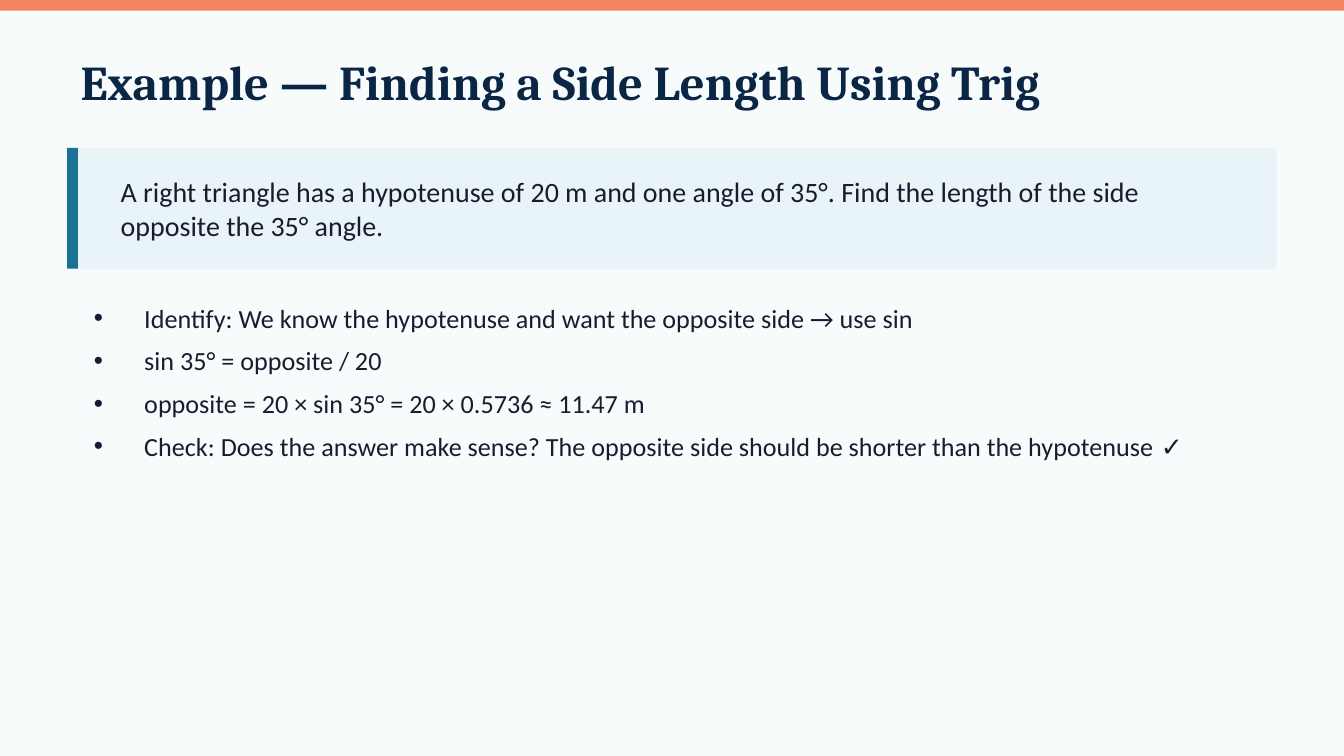
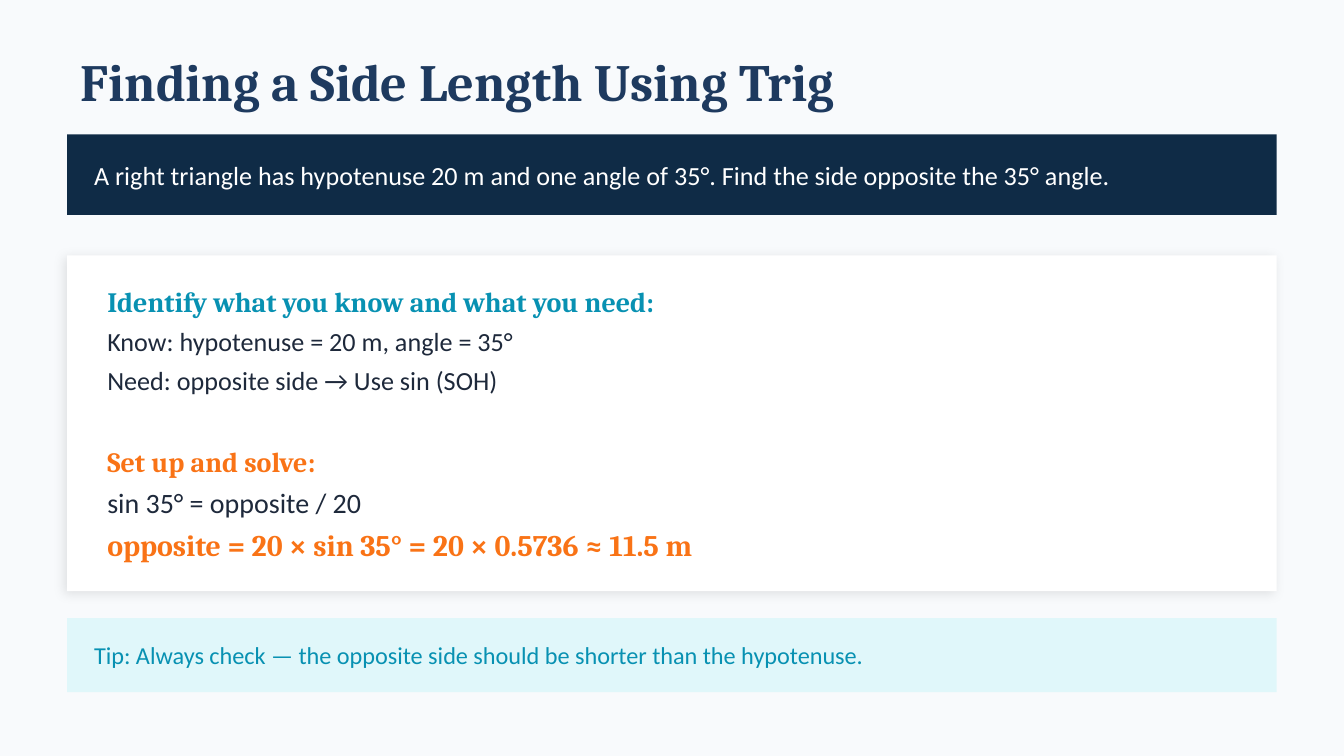
Before and after one commit to andrewhvolk/andrewhvolk.github.io, a slide deck: slide 20 of slides/Math130Unit3A.pptx (slide 21 before the commit). Drawn at 1344x756 pixels with LibreOffice and Linux fonts; fonts in the diff are those of the drawing. Boxes give left, top, right and bottom in pixels: in the first picture for what was removed or moved away, otherwise in the second. Text is boxed around its words. In the diff, an @@ line names an element or a change of style, - is before the commit and + after.

```diff
--- a/slides/Math130Unit3A.pptx
+++ b/slides/Math130Unit3A.pptx
@@ background #F7FBFC to #F8FAFC @@
@@ rectangle removed at [0, 0, 1344, 11] @@
@@ text at [81, 64, 834, 113]: text changed; size 26 to 28 pt; text colour #0B2545 to #1E3A5F @@
-Example — Finding a Side Length Using Trig
+Finding a Side Length Using Trig
@@ rectangle: place and size @@
-rectangle at [67, 148, 1277, 269]
+rectangle at [67, 134, 1277, 215]
@@ rectangle at [67, 134, 1277, 215]: fill #E8F4F8 to #0F2B46 @@
@@ rectangle removed at [67, 148, 78, 269] @@
@@ text at [94, 167, 1109, 190]: text changed; size 15 to 14 pt; text colour #1B1B2F to #FFFFFF @@
-A right triangle has a hypotenuse of 20 m and one angle of 35°. Find the length of the side opposite the 35° angle.
+A right triangle has hypotenuse 20 m and one angle of 35°. Find the side opposite the 35° angle.
@@ rectangle added at [67, 255, 1277, 591], fill #FFFFFF @@
@@ text "Identify what you know and ...": place and size @@
-text "Identify what you know and ..." at [144, 310, 1153, 461]
+text "Identify what you know and ..." at [107, 292, 693, 563]
@@ text "Identify what you know and ..." at [107, 292, 693, 563]: vertical alignment top to middle @@
@@ text at [107, 292, 654, 478]: text changed; text colour #1B1B2F to #1E293B @@
-• Identify: We know the hypotenuse and want the opposite side → use sin
+Identify what you know and what you need:
+Know: hypotenuse = 20 m, angle = 35°
+Need: opposite side → Use sin (SOH)
+Set up and solve:
@@ text at [107, 493, 361, 518]: size 14 to 15 pt, text colour #1B1B2F to #1E293B in "sin 35° = opposite / 20"; bullet • to none; less space between paragraphs @@
@@ text at [107, 535, 693, 563]: text changed; size 14 to 16 pt; font Calibri to Cambria; text colour #1B1B2F to #F97316; bold on @@
-• opposite = 20 × sin 35° = 20 × 0.5736 ≈ 11.47 m
-• Check: Does the answer make sense? The opposite side should be shorter than the hypotenuse ✓
+opposite = 20 × sin 35° = 20 × 0.5736 ≈ 11.5 m
@@ rectangle added at [67, 618, 1277, 692], fill #E0F7FA @@
@@ text added at [94, 647, 863, 668], 13 pt, text #0891B2 @@
+Tip: Always check — the opposite side should be shorter than the hypotenuse.
```
Also in this commit, not shown: 22 other slides changed, 3 slides added, 3 slides removed, 8 other files.
